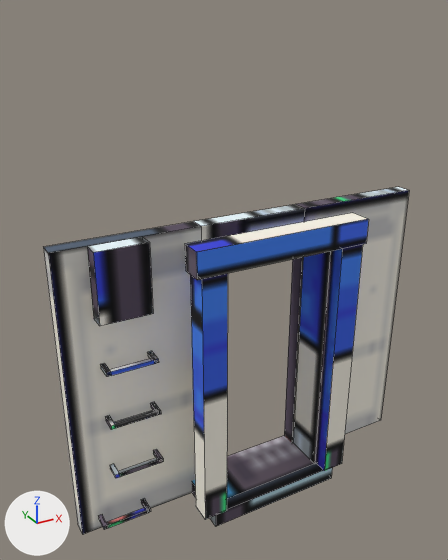
What one commit did to the OBJ model src/generated/resources/assets/kuayue/models/block/carriage/carriage25k/end_face/end_face_original_25k_1.obj.
Both versions are drawn from a camera (50 mm lens) standing at (-1.77, -4.73, 2.7) and looking at (0.25, -1.05, 0.86). The axes (+X, +Y, +Z) are drawn at lower left. The lights are the same throughout. Mesh edges are drawn as thin lines. Where no turn or scale is listed for an object, it has been applied to the vertices. Vertices at the same position are counted once.
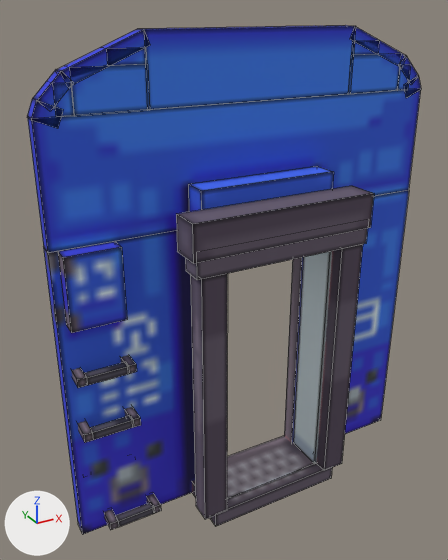
Boxes [x1, y1, x2, y2] around the edits, measured in the pictures (448 x 560 px; the box of a moved part takes in the faces that stretch with it):
'cube', reshaped (8% wider, 47% taller)
    before: [43, 187, 409, 534]
    after: [27, 25, 421, 534]
part 1 of me_cube, moved or reshaped
    before: [87, 237, 153, 326]
    after: [58, 242, 127, 333]
part 2 of me_cube, added
    after: [124, 407, 141, 427]
part 3 of me_cube, added
    after: [120, 355, 137, 374]
part 4 of me_cube, added
    after: [146, 494, 161, 513]
part 5 of me_cube, added (blue)
    after: [28, 89, 421, 253]
part 6 of me_cube, added (blue)
    after: [142, 25, 355, 110]
part 7 of me_cube, added (blue)
    after: [107, 48, 147, 66]
part 8 of me_cube, added
    after: [352, 40, 379, 55]
part 9 of me_cube, added (blue)
    after: [188, 166, 334, 212]
part 10 of me_cube, added
    after: [176, 186, 374, 264]
part 11 of me_cube, rebuilt (21% taller)
    before: [98, 507, 148, 530]
    after: [104, 502, 155, 530]
part 12 of me_cube, deleted
    before: [100, 351, 163, 513]
part 13 of me_cube, added (blue)
    after: [27, 29, 150, 128]
part 14 of me_cube, added (blue)
    after: [348, 26, 421, 98]
part 15 of me_cube, added
    after: [71, 362, 134, 443]
part 16 of me_cube, recoloured
    both: [43, 190, 409, 534]

The change in detail:
Picture 'end_face_25k_original_rubber_non_ac' (img_end_face_25k_original_rubber_non_ac) is new.
Material 'm_5808fd42-eaa3-91c9-c1cf-20f1285377f2' (mat_m_5808fd42_eaa3_91c9_c1cf_20f1285377f2) is new.
Its texture is img_end_face_25k_original_rubber_non_ac.
Its roughness is 1.0.
me_cube is used by ob_cube; location (0.0, 0.0, 0.0).
me_cube had 176 vertices, 143 faces and spanned x -1.0..2.0, y -1.49..-0.94, z -1.0..1.31.
me_cube now has 286 vertices, 223 faces and spans x -1.0..2.0, y -1.5..-0.94, z -1.0..2.58.
me_cube part 1: the loose piece of 8 vertices spanning x -0.75..-0.38, y -1.19..-1.06, z 0.8..1.31 is moved by (-0.19, 0.0, 0.0), in mat_m_5808fd42_eaa3_91c9_c1cf_20f1285377f2 (picture img_end_face_25k_original_rubber_non_ac).
me_cube part 2: a new loose piece, a box spanning x -0.587..-0.525, y -1.219..-1.031, z -0.047..0.016, in mat_m_5808fd42_eaa3_91c9_c1cf_20f1285377f2 (picture img_end_face_25k_original_rubber_non_ac).
me_cube part 3: a new loose piece, a box spanning x -0.587..-0.525, y -1.203..-1.047, z 0.391..0.453, in mat_m_5808fd42_eaa3_91c9_c1cf_20f1285377f2 (picture img_end_face_25k_original_rubber_non_ac).
me_cube part 4: a new loose piece, a box spanning x -0.463..-0.4, y -1.203..-1.047, z -0.922..-0.859, in mat_m_5808fd42_eaa3_91c9_c1cf_20f1285377f2 (picture img_end_face_25k_original_rubber_non_ac).
me_cube part 5: a new loose piece, a box spanning x -1.0..2.0, y -1.06..-0.94, z 1.31..2.12, in mat_m_5808fd42_eaa3_91c9_c1cf_20f1285377f2 (picture img_end_face_25k_original_rubber_non_ac).
me_cube part 6: a new loose piece, a box spanning x -0.29..1.3, y -1.06..-0.94, z 2.12..2.58, in mat_m_5808fd42_eaa3_91c9_c1cf_20f1285377f2 (picture img_end_face_25k_original_rubber_non_ac).
me_cube part 7: a new loose piece, a box spanning x -0.527..-0.283, y -1.056..-0.944, z 2.391..2.484, in mat_m_5808fd42_eaa3_91c9_c1cf_20f1285377f2 (picture img_end_face_25k_original_rubber_non_ac).
me_cube part 8: a new loose piece, a box spanning x 1.283..1.527, y -1.056..-0.944, z 2.391..2.484, in mat_m_5808fd42_eaa3_91c9_c1cf_20f1285377f2 (picture img_end_face_25k_original_rubber_non_ac).
me_cube part 9: a new loose piece, a box spanning x -0.03..1.03, y -1.26..-1.06, z 1.3..1.63, in mat_m_5808fd42_eaa3_91c9_c1cf_20f1285377f2 (picture img_end_face_25k_original_rubber_non_ac).
me_cube part 10: a new loose piece, a box spanning x -0.21..1.21, y -1.5..-1.26, z 1.24..1.5, in mat_m_5808fd42_eaa3_91c9_c1cf_20f1285377f2 (picture img_end_face_25k_original_rubber_non_ac).
me_cube part 11: the loose piece of 14 vertices spanning x -0.86..-0.5, y -1.19..-1.06, z -0.91..-0.87 is rebuilt with 14 vertices and now spans x -0.81..-0.45, y -1.2..-1.05, z -0.92..-0.86, in mat_m_5808fd42_eaa3_91c9_c1cf_20f1285377f2 (picture img_end_face_25k_original_rubber_non_ac).
me_cube part 12: 7 loose pieces with 74 vertices, spanning x -0.73..-0.35, y -1.19..-1.06, z -0.91..0.44, are deleted.
me_cube part 13: 38 vertices added at x -1.0..-0.25, y -1.06..-0.94, z 2.06..2.58.
me_cube part 14: 38 vertices added at x 1.25..2.0, y -1.06..-0.94, z 2.06..2.58.
me_cube part 15: 36 vertices added at x -0.94..-0.52, y -1.22..-1.03, z -0.48..0.45.
me_cube part 16: 65 faces spanning x -1.0..2.0, y -1.49..-0.94, z -1.0..1.31 switch from mat_m_a0d699f3_0629_4fc6_4566_9ef7293972ec (picture img_end_face_25k_original_rubber) to mat_m_5808fd42_eaa3_91c9_c1cf_20f1285377f2 (picture img_end_face_25k_original_rubber_non_ac).
